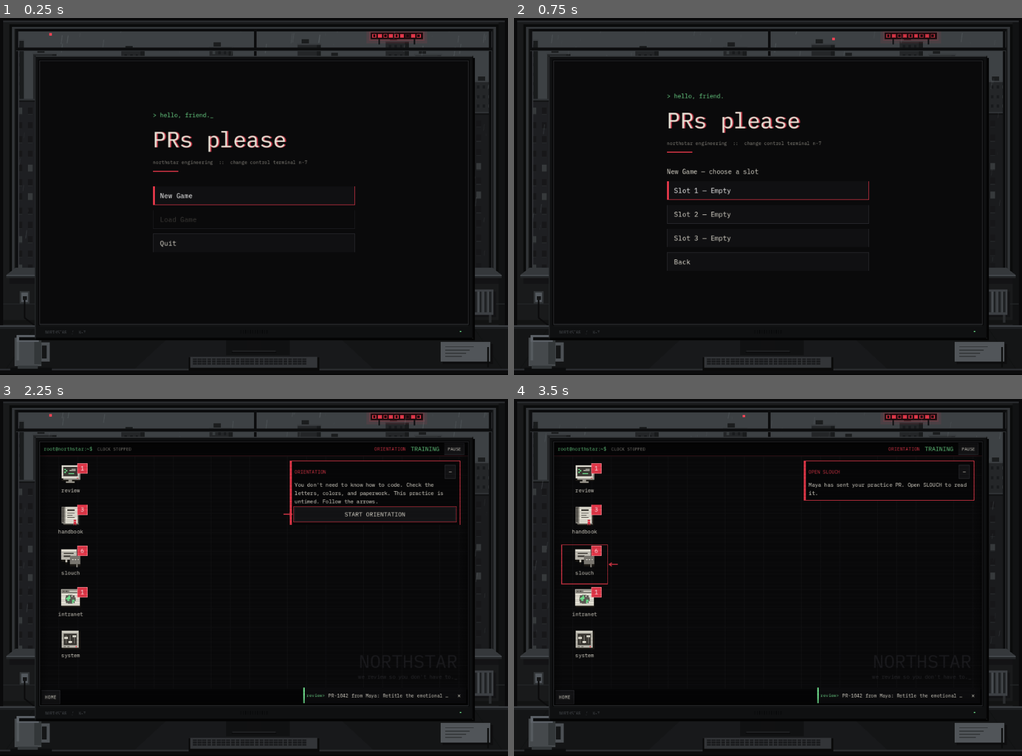
Above: before the commit, frames 1-4 (two rows, left to right).
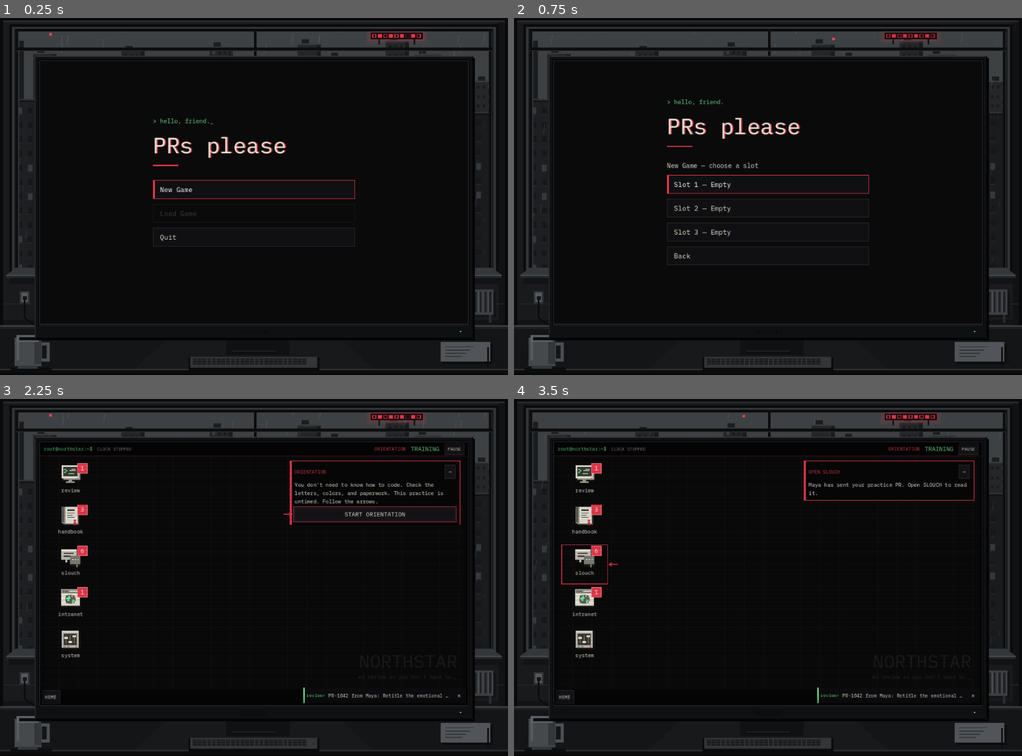
Above: after the commit, the same moments.

Repository: exponent-to/last-review
Game: Godot game, scene res://native/main.tscn
Same seed, same stepped clock (60 frames per second), same inputs: the game is played once before the commit and once after it.
Inputs:
- Up to frame 1 (0.25 s): no input
- Up to frame 2 (0.75 s): click "New Game" at 0.5 s
- Up to frame 3 (2.25 s): click "Slot 1 — Empty" at 1.25 s; click "SKIP [ESC]" at 2 s
- Up to frame 4 (3.5 s): click "START ORIENTATION" at 2.75 s

The runs differ from the first frame. In frame 1, 1.6% of the frame differs, in the area x 9-70%, y 26-89%; in frame 2, 2.4%, in the area x 9-70%, y 21-89%; in frame 3, less than 0.1%; in frame 4, less than 0.1%.

Commit message:
Remove the menu subtitle and monitor bezel label
Co-Authored-By: Claude Opus 5.5 <noreply@anthropic.com>
Claude-Session: https://claude.ai/code/session_01G3PTrFvMoZ7xXoAPrr58ww

Diff:
--- a/native/computer_frame.gd
+++ b/native/computer_frame.gd
@@ -6,7 +6,6 @@
 var _elapsed := 0.0
 var _day := 1
 var _autonomy := 0
-var _hardware_font: Font
 var _day_minutes := 540
 
 
@@ -24,8 +23,6 @@
 
 
 func _ready() -> void:
-	var font_path := "res://art/fonts/IBMPlexMono-Regular.ttf"
-	_hardware_font = load(font_path) if ResourceLoader.exists(font_path) else get_theme_default_font()
 	resized.connect(queue_redraw)
 	visibility_changed.connect(_sync_processing)
 	get_window().focus_entered.connect(_sync_processing)
@@ -93,8 +90,6 @@
 	draw_rect(Rect2(screen.position - Vector2(1, 1), screen.size + Vector2(2, 2)), Color("2a2c2e"))
 	draw_rect(screen, Color("0c0d0e"))
 	draw_rect(Rect2(Vector2(screen.position.x, screen.end.y + 3), Vector2(screen.size.x, 1)), Color("1f2022"))
-	if _hardware_font != null:
-		draw_string(_hardware_font, Vector2(screen.position.x + 14, screen.end.y + 24), "NORTHSTAR  /  N-7", HORIZONTAL_ALIGNMENT_LEFT, -1, 10, Color("43464a"))
 	# Speaker slots and the steady power light are hardware, not game meters.
 	for slot in range(12):
 		draw_rect(Rect2(floorf(size.x * 0.5) - 34 + slot * 6, screen.end.y + 15, 2, 9), Color("08090a"))
--- a/native/main_menu.gd
+++ b/native/main_menu.gd
@@ -61,7 +61,6 @@
 	title.add_theme_constant_override("shadow_offset_x", 3)
 	title.add_theme_constant_override("shadow_offset_y", 0)
 	title.add_theme_constant_override("shadow_outline_size", 0)
-	_label("northstar engineering  ::  change control terminal n-7", 12, MUTED)
 	var divider := ColorRect.new()
 	divider.color = RED
 	divider.custom_minimum_size = Vector2(64, 3)
